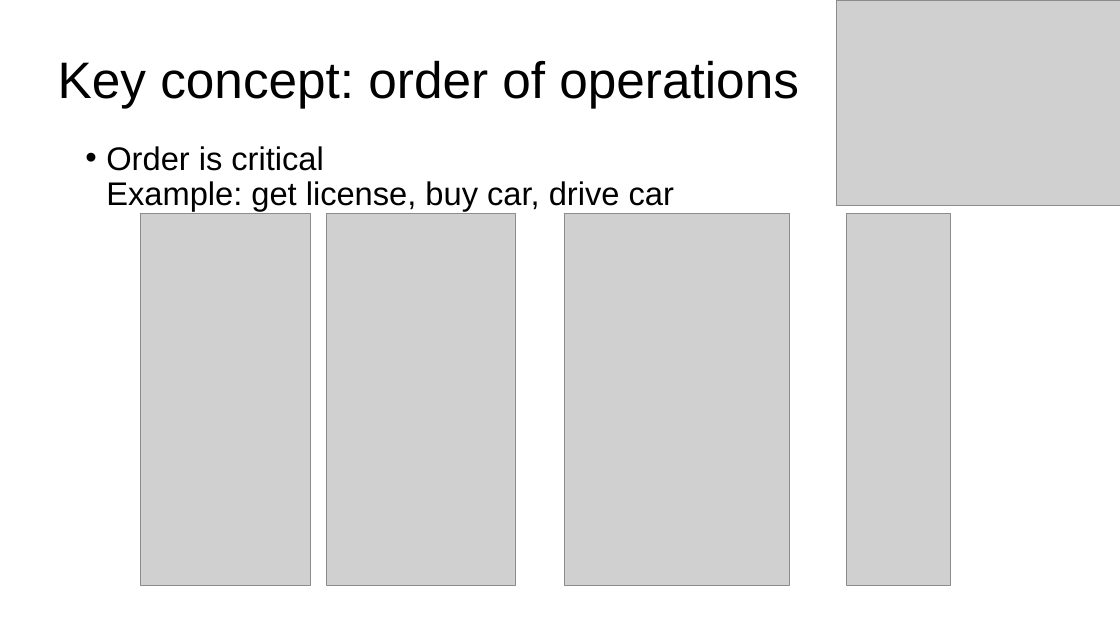
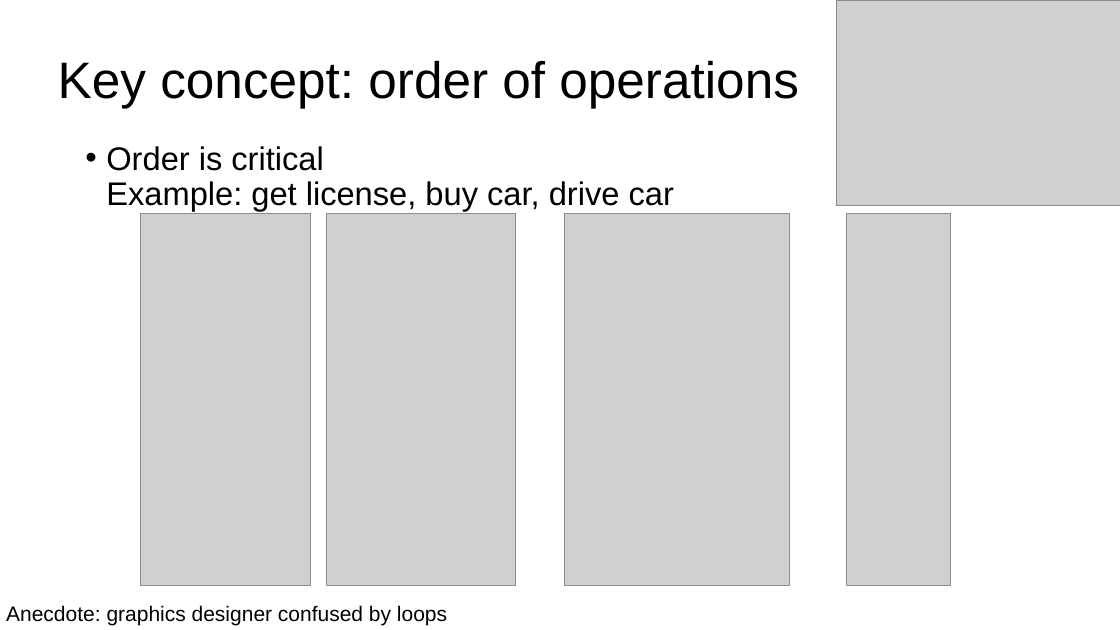
Before and after one commit to parrt/msds501, a slide deck: slide 6 of slides/intro-programming.pptx. Drawn at 1120x630 pixels with LibreOffice and Linux fonts; fonts in the diff are those of the drawing; grey boxes stand for pictures; background and template pictures are left out. Boxes give left, top, right and bottom in pixels: in the first picture for what was removed or moved away, otherwise in the second. Text is boxed around its words. In the diff, an @@ line names an element or a change of style, - is before the commit and + after.

```diff
--- a/slides/intro-programming.pptx
+++ b/slides/intro-programming.pptx
@@ text added at [6, 605, 447, 625], 18 pt, text #000000 @@
+Anecdote: graphics designer confused by loops
```
Also in this commit, not shown: 9 other slides changed, 1 other file.
